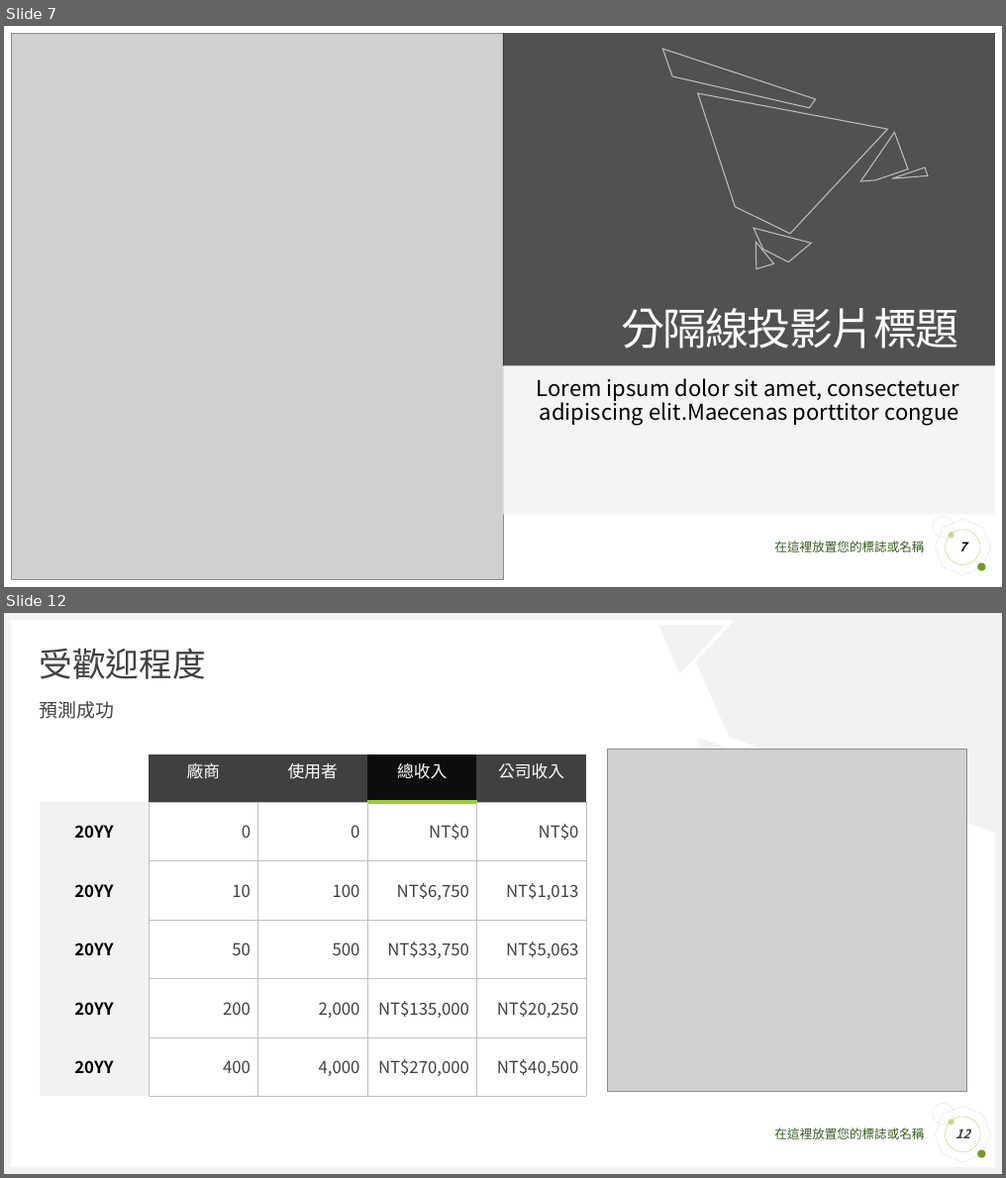
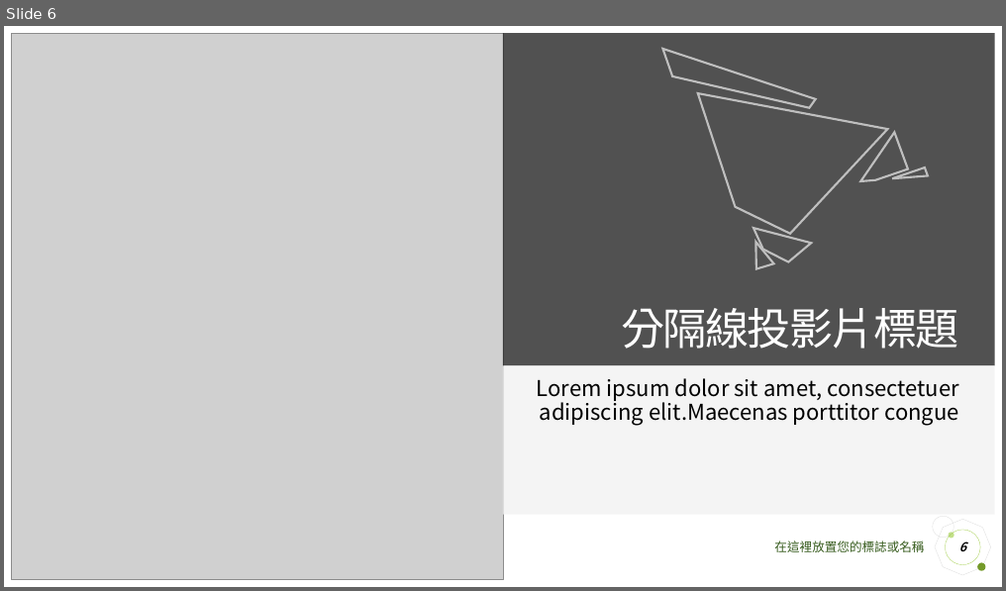
Before and after one commit to xrick/TeacherAssist_V2, a slide deck: backend/data/templates/modern_clean.pptx. Shown one above the other, each under a label of ours: slides 7 and 12 before the commit, slide 6 after it; the slides between them are not shown. The pictures are 1006x1178 and 1006x591 pixels, drawn with LibreOffice and Linux fonts; fonts in the diff are those of the drawing; grey boxes stand for pictures. Boxes give left, top, right and bottom in pixels: in the first picture for what was removed or moved away, otherwise in the second. Text is boxed around its words. In the diff, an @@ line names an element or a change of style, - is before the commit and + after.

```diff
--- a/backend/data/templates/modern_clean.pptx
+++ b/backend/data/templates/modern_clean.pptx
@@ slide 12 removed at [4, 613, 1002, 1174], background #FFFFFF; not listed: 4 template elements that a slide beside it also shows @@
@@ rectangle removed at [4, 613, 1002, 620] @@
@@ rectangle removed at [4, 613, 11, 1174] @@
@@ freeform shape removed at [658, 613, 736, 675] @@
@@ freeform shape removed at [686, 613, 1002, 910] @@
@@ rectangle removed at [996, 613, 1002, 1174] @@
@@ title removed at [40, 648, 206, 679] @@
-受歡迎程度
@@ text removed at [40, 701, 115, 719] @@
-預測成功
@@ freeform shape removed at [697, 697, 851, 835] @@
@@ freeform shape removed at [732, 730, 944, 937] @@
@@ table removed at [40, 755, 586, 1096], 6 rows, 5 columns @@
- | 廠商 | 使用者 | 總收入 | 公司收入
-20YY | 0 | 0 | NT$0 | NT$0
-20YY | 10 | 100 | NT$6,750 | NT$1,013
-20YY | 50 | 500 | NT$33,750 | NT$5,063
-20YY | 200 | 2,000 | NT$135,000 | NT$20,250
-20YY | 400 | 4,000 | NT$270,000 | NT$40,500
@@ picture removed at [608, 750, 966, 1091] @@
@@ page number removed at [945, 1117, 980, 1152] @@
-12
@@ text removed at [774, 1128, 924, 1140] @@
-在這裡放置您的標誌或名稱
@@ rectangle removed at [4, 1167, 1002, 1174] @@
@@ what was slide 7 is now slide 6 @@
@@ slide 6 changed as well @@
@@ freeform shape at [662, 26, 818, 146]: outline #BFBFBF 1 pt to #BFBFBF 2 pt; outline redrawn @@
@@ freeform shape at [698, 41, 910, 248]: outline #BFBFBF 1 pt to #BFBFBF 2 pt; outline redrawn @@
@@ outline #BFBFBF 1 pt to #BFBFBF 2 pt in 4 elements at [743, 242, 774, 274], [747, 216, 812, 268], [893, 159, 931, 188], [860, 127, 917, 193] @@
@@ octagon at [929, 514, 996, 581]: proportions changed @@
@@ page number at [959, 542, 966, 552]: text changed @@
-7
+6
```
Also in this commit, not shown: 6 other slides changed, 10 other slides removed, 39 other files.
